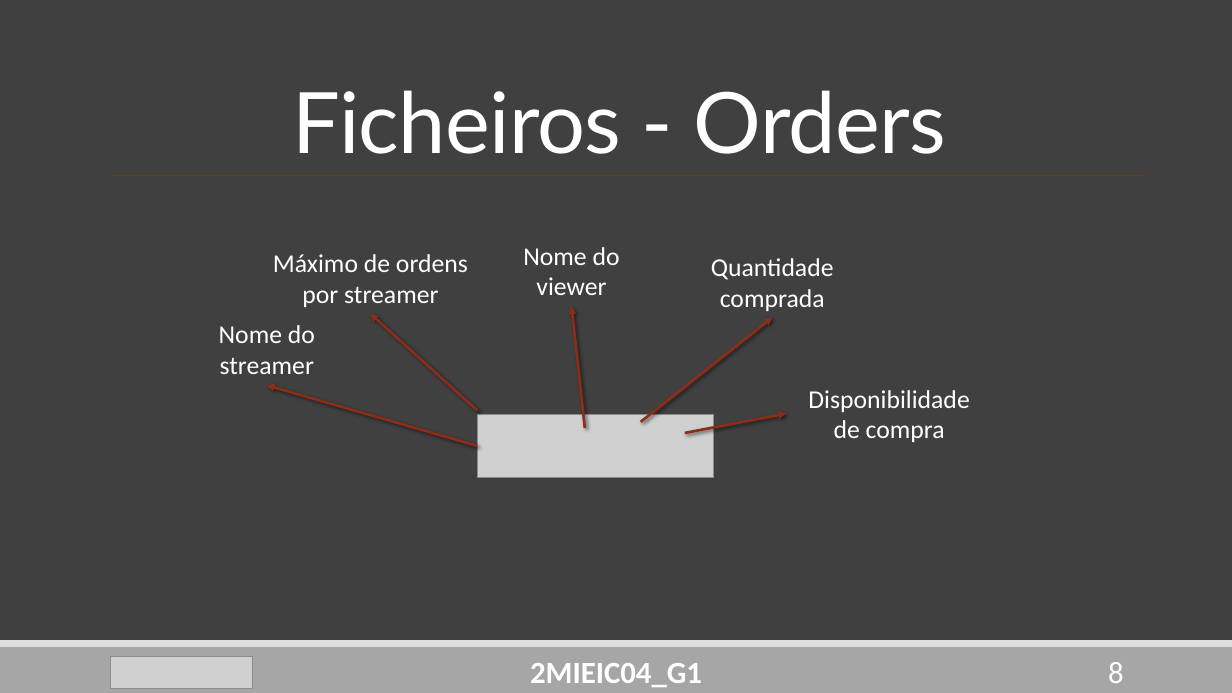
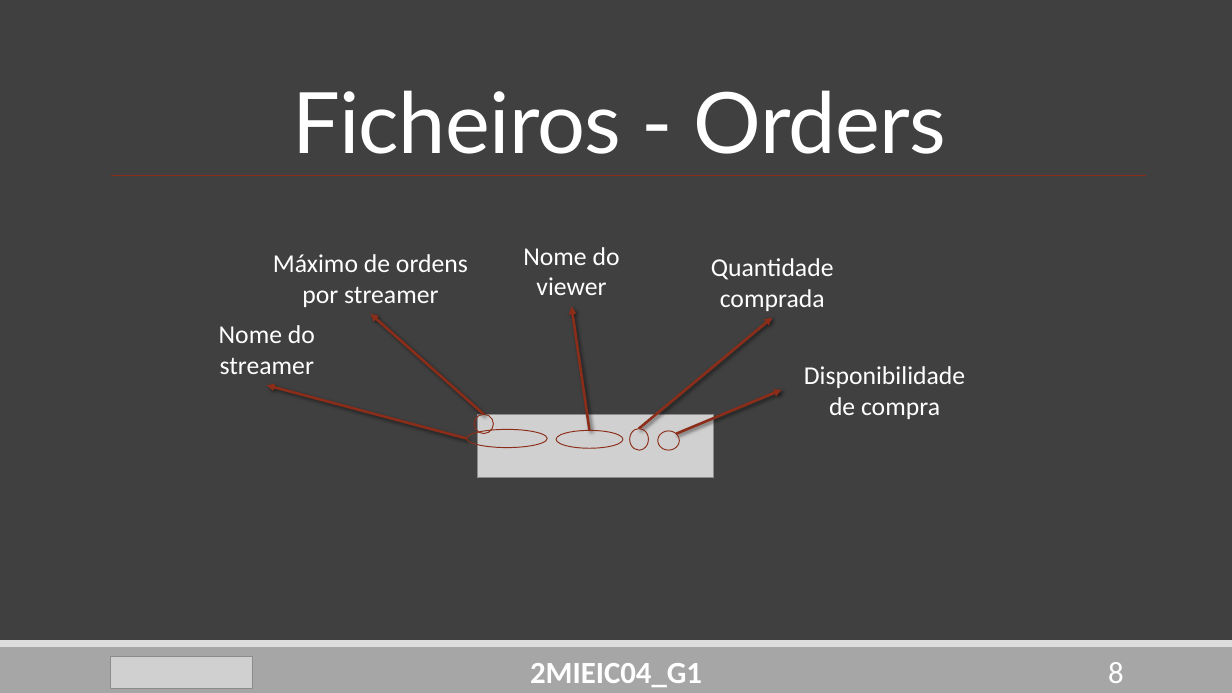
Before and after one commit to DoStini/FEUP-AEDA-proj, a slide deck: slide 8 of StreamZ__P2.pptx. Drawn at 1232x693 pixels with LibreOffice and Linux fonts; fonts in the diff are those of the drawing; grey boxes stand for pictures. Boxes give left, top, right and bottom in pixels: in the first picture for what was removed or moved away, otherwise in the second. Text is boxed around its words. In the diff, an @@ line names an element or a change of style, - is before the commit and + after.

Commit message:
pp check

```diff
--- a/StreamZ__P2.pptx
+++ b/StreamZ__P2.pptx
@@ arrow moved from (477, 410) - (371, 314) to (484, 414) - (371, 314) @@
@@ arrow moved from (585, 428) - (572, 307) to (590, 431) - (572, 307) @@
@@ arrow moved from (640, 422) - (773, 318) to (640, 429) - (773, 318) @@
@@ text "Disponibilidade de compra": place and size @@
-text "Disponibilidade de compra" at <box>808,390,969,442</box>
+text "Disponibilidade de compra" at <box>804,366,965,419</box>
@@ arrow moved from (477, 445) - (267, 385) to (467, 439) - (267, 385) @@
@@ ellipse added at <box>474,414,494,433</box>, outline #8C2D19 0.75 pt @@
@@ arrow moved from (685, 433) - (787, 414) to (677, 433) - (782, 390) @@
@@ ellipse added at <box>467,430,547,448</box>, outline #8C2D19 0.75 pt @@
@@ ellipse added at <box>556,431,623,448</box>, outline #8C2D19 0.75 pt @@
@@ ellipse added at <box>630,429,649,450</box>, outline #8C2D19 0.75 pt @@
@@ ellipse added at <box>658,431,679,450</box>, outline #8C2D19 0.75 pt @@
```
